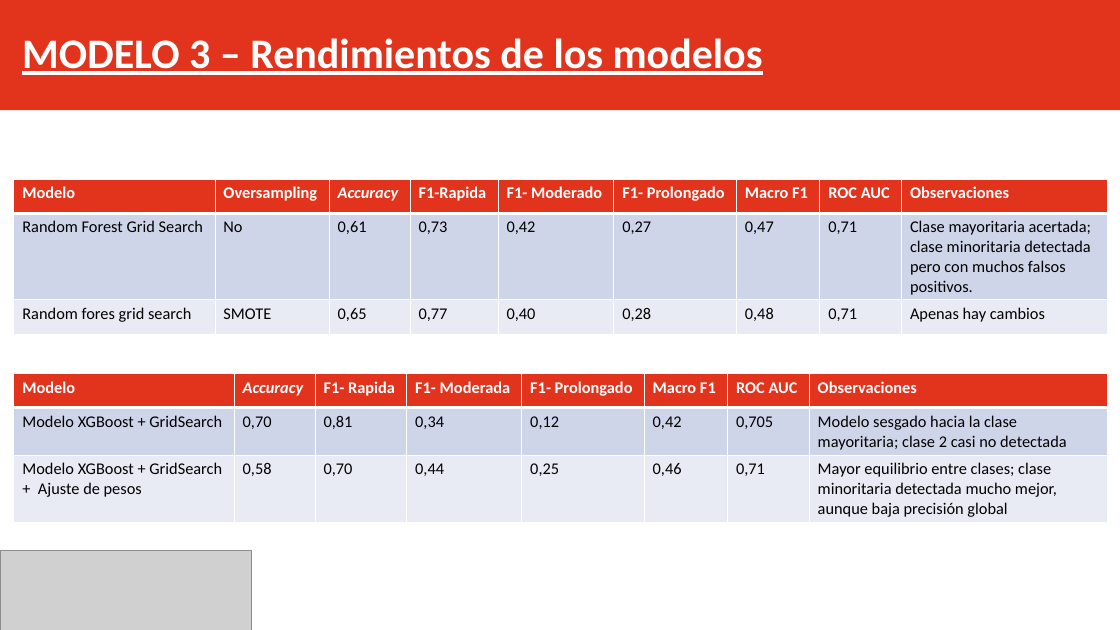
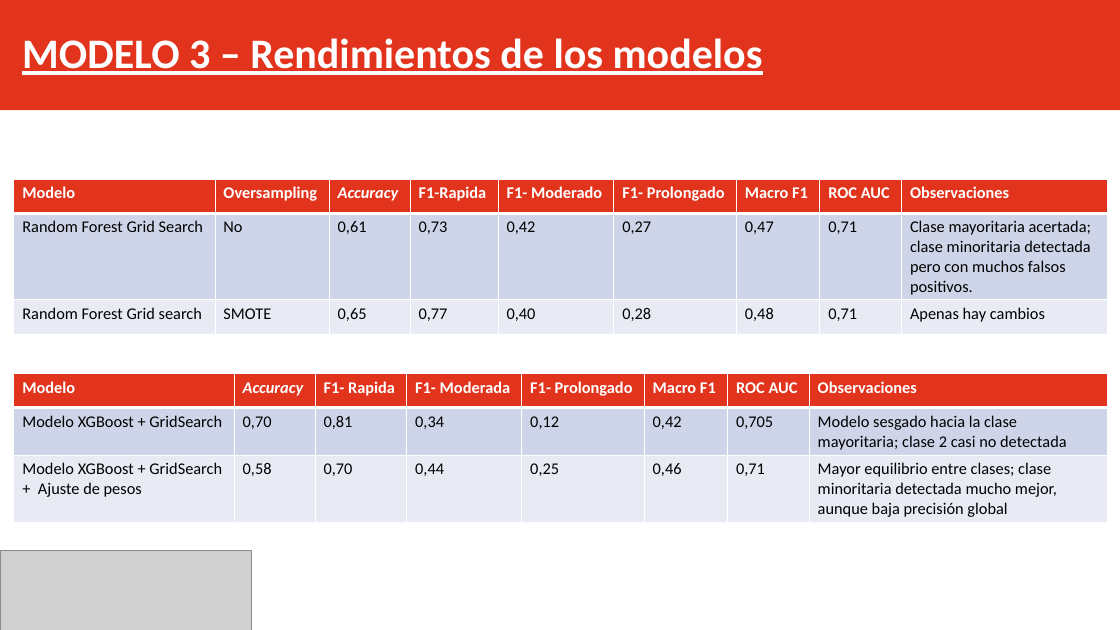
Before and after one commit to Jonolalde93/Proyectos_DS2025, a slide deck: slide 16 of Proyecto_Fin_Modulo_ML/docs/Presentacion_ML.pptx. Drawn at 1120x630 pixels with LibreOffice and Linux fonts; fonts in the diff are those of the drawing; grey boxes stand for pictures. Boxes give left, top, right and bottom in pixels: in the first picture for what was removed or moved away, otherwise in the second. Text is boxed around its words. In the diff, an @@ line names an element or a change of style, - is before the commit and + after.

```diff
--- a/Proyecto_Fin_Modulo_ML/docs/Presentacion_ML.pptx
+++ b/Proyecto_Fin_Modulo_ML/docs/Presentacion_ML.pptx
@@ table at <box>14,179,1107,334</box> @@
-row 3, column 1: Random fores grid search
+row 3, column 1: Random Forest Grid search
```
Also in this commit, not shown: 5 other slides changed, 3 other files.
